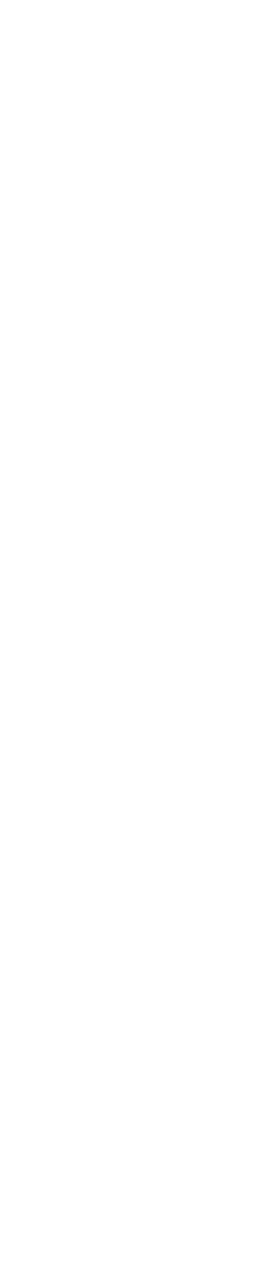
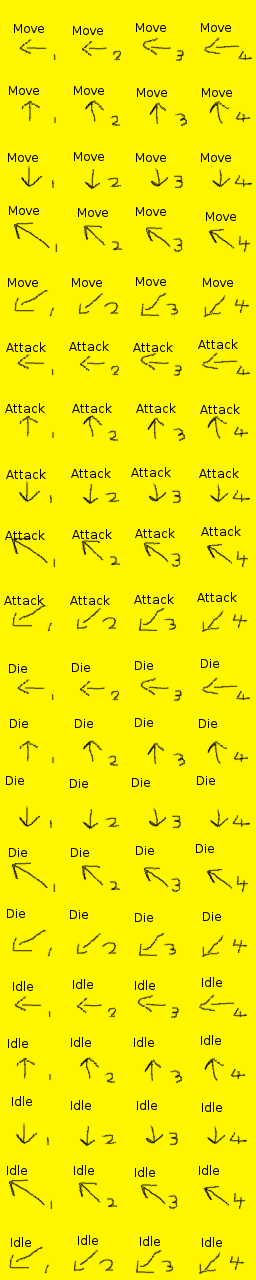
Layered file, before and after one edit (256x1280). Changes by layer:
added layer "Pasted Layer" above "Layer #1" over 8, 993, 248, 1275
added layer "Layer #1" above "Layer" over 11, 36, 253, 958
added layer "Layer" above "Background" over 4, 23, 241, 1247
painted on "Background" over 0, 0, 256, 1280
